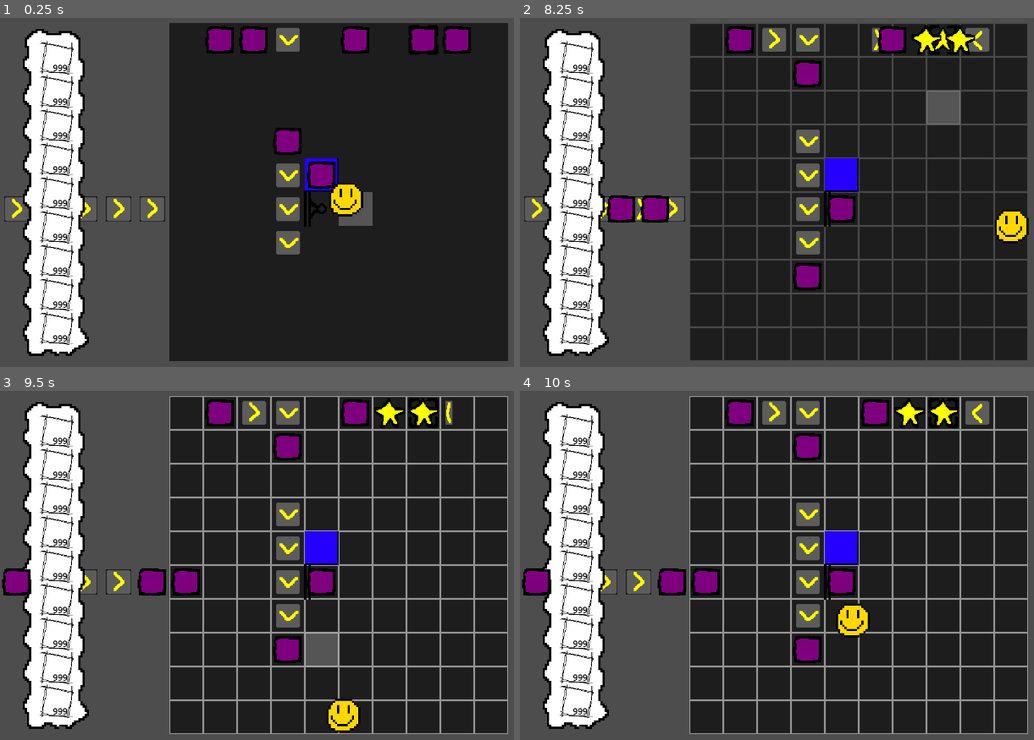
Above: before the commit, frames 1-4 (two rows, left to right).
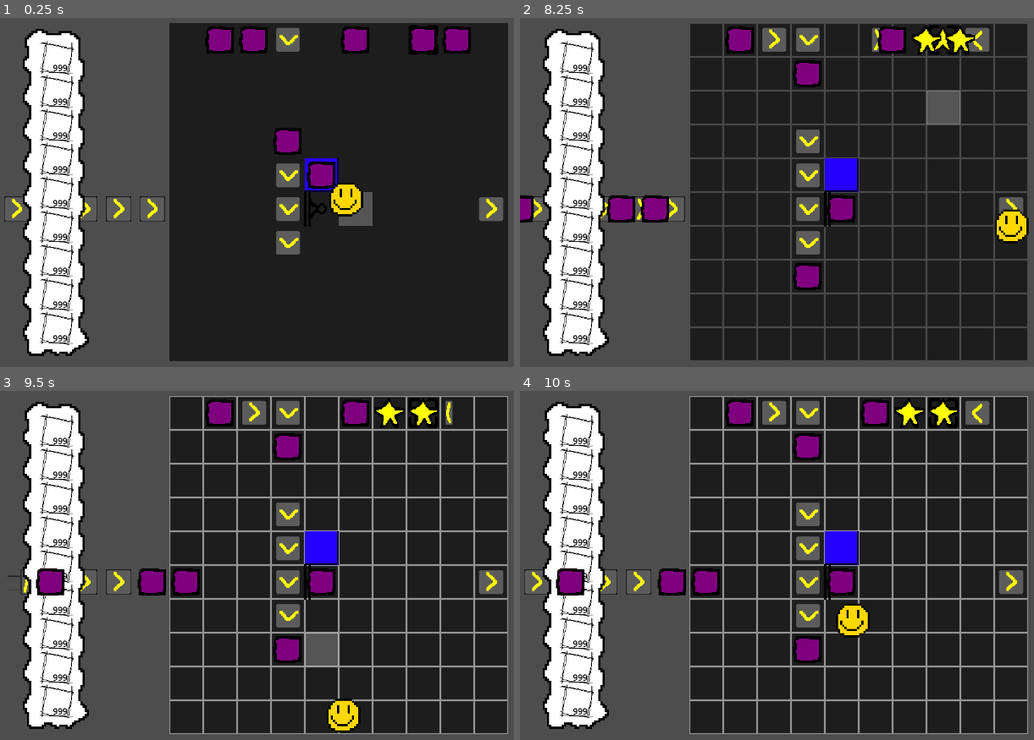
Above: after the commit, the same moments.

Repository: Stev51/gmtk-jam-2025
Game: Godot game, scene res://scenes/main.tscn
Two runs of this game, one before a commit and one after it. Both use one fixed random seed, a clock stepped at 60 frames per second and the inputs below.
Inputs (mouse positions are in pixels of both pictures, inside the frame that each line leads up to):
- Up to frame 1 (0.25 s): no input
- Up to frame 2 (8.25 s): tap Enter at 0.5 s; move the mouse to (1008, 171) at 0.52 s; hold Right (ui_right) 0.53-1.28 s; tap E every 0.75 s from 0.6 to 8.1 s; click (1008, 171) at 0.67 s; move the mouse to (725, 209) at 1.27 s; hold Down (ui_down) 1.28-2.03 s; move the mouse to (926, 108) at 2.02 s; hold Right (ui_right) 2.03-2.78 s; move the mouse to (823, 269) at 2.77 s; hold Up (ui_up) 2.78-3.53 s; click (823, 269) at 2.92 s; move the mouse to (outside the picture) at 3.52 s; hold Left (ui_left) 3.53-5.03 s; move the mouse to (653, 136) at 4.27 s; move the mouse to (890, 192) at 5.02 s; hold Down (ui_down) 5.03-5.78 s; click (890, 192) at 5.17 s; move the mouse to (756, 98) at 5.77 s; hold Right (ui_right) 5.78-6.53 s; move the mouse to (1008, 171) at 6.52 s; hold Up (ui_up) 6.53-7.28 s; move the mouse to (725, 209) at 7.27 s; hold Right (ui_right) 7.28-8.03 s; click (725, 209) at 7.42 s; move the mouse to (926, 108) at 8.02 s; hold Down (ui_down) from 8.03 s (still down)
- Up to frame 3 (9.5 s): move the mouse to (303, 642) at 8.77 s; release Down (ui_down) at 8.78 s; hold Left (ui_left) from 8.78 s (still down); tap E at 8.85 s
- Up to frame 4 (10 s): move the mouse to (outside the picture) at 9.52 s; release Left (ui_left) at 9.53 s; hold Up (ui_up) from 9.53 s (still down); tap E at 9.6 s; click (outside the picture) at 9.67 s

The runs differ from the first frame. In frame 1, 0.3% of the frame differs, in the area x 93-98%, y 51-59%; in frame 2, 0.4%; in frame 3, 1.1%, in the area x 0-98%, y 50-59%; in frame 4, 1.1%.

Commit message:
Fix placing/deleting stuff

Diff:
--- a/scripts/main.gd
+++ b/scripts/main.gd
@@ -17,6 +17,7 @@
 	place_marker.pos_dist = place_marker.position.distance_to(player_node.position)
 	place_marker.pos_dist_x = float(place_marker.position.x) - float(player_node.position.x)
 	place_marker.pos_dist_y = float(place_marker.position.y) - float(player_node.position.y)
+	cell_pos -= world_node.TILE_OFFSET
 
 func _input(event):
 
@@ -63,4 +64,4 @@
 	world_node.addMechanism(Box.new(world_node, cell_pos.x, cell_pos.y)) #For now it is box
 
 func delete_top_mechanism():
-	world_node.deleteMechanism(place_marker.get_top_mechanism())
+	world_node.deleteMechanism(world_node.getForegroundVector(cell_pos))
--- a/scripts/world.gd
+++ b/scripts/world.gd
@@ -8,7 +8,8 @@
 const GRID_WIDTH: int = 32
 const GRID_HEIGHT: int = 32
 const SCALE: int = 64
-const OFFSET: Vector2 = Vector2(SCALE*-10 + (SCALE / 2), SCALE*-10 + (SCALE / 2))
+const TILE_OFFSET: Vector2i = Vector2i(-10, -10)
+const OFFSET: Vector2 = Vector2(SCALE*TILE_OFFSET.x + (SCALE / 2), SCALE*TILE_OFFSET.y + (SCALE / 2))
 
 const PLAYER_MAP_START = Vector2i(10, 10)
 const PLAYER_MAP_END = Vector2i(19, 19)
@@ -26,7 +27,7 @@
 					object[FOREGROUND].pushed = false
 
 	currentCycle += 1
-	if (currentCycle % 5 == 0):
+	if (currentCycle % 2 == 0):
 		$IOHandler.spawnInput(self)
 	for mechPos in mechQueue:
 		var mech: Mechanism = getBackgroundVector(mechPos)
@@ -149,6 +150,7 @@
 	addMechanism(Box.new(self, 1, 15))
 	addMechanism(Box.new(self, 2, 15))
 	getForegroundMechanism(2, 15).connectMech(Util.Direction.LEFT)
+	addMechanism(Pusher.new(self, 19, 15, Util.Direction.RIGHT, Mechanism.PushType.OUTPUT))
 
 
 	addMechanism(Painter.new(self, 17, 10, Box.BoxColor.YELLOW))
